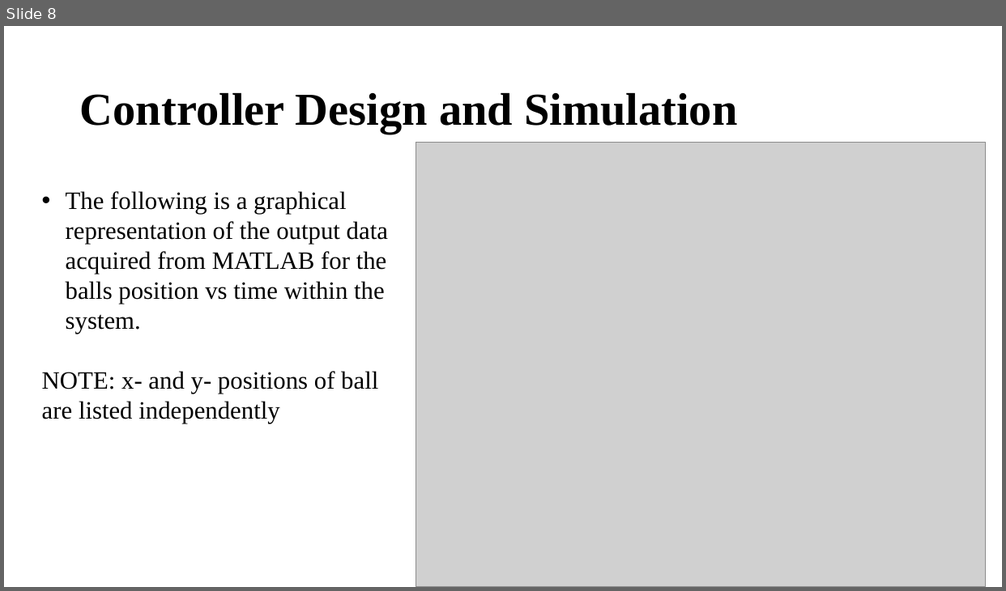
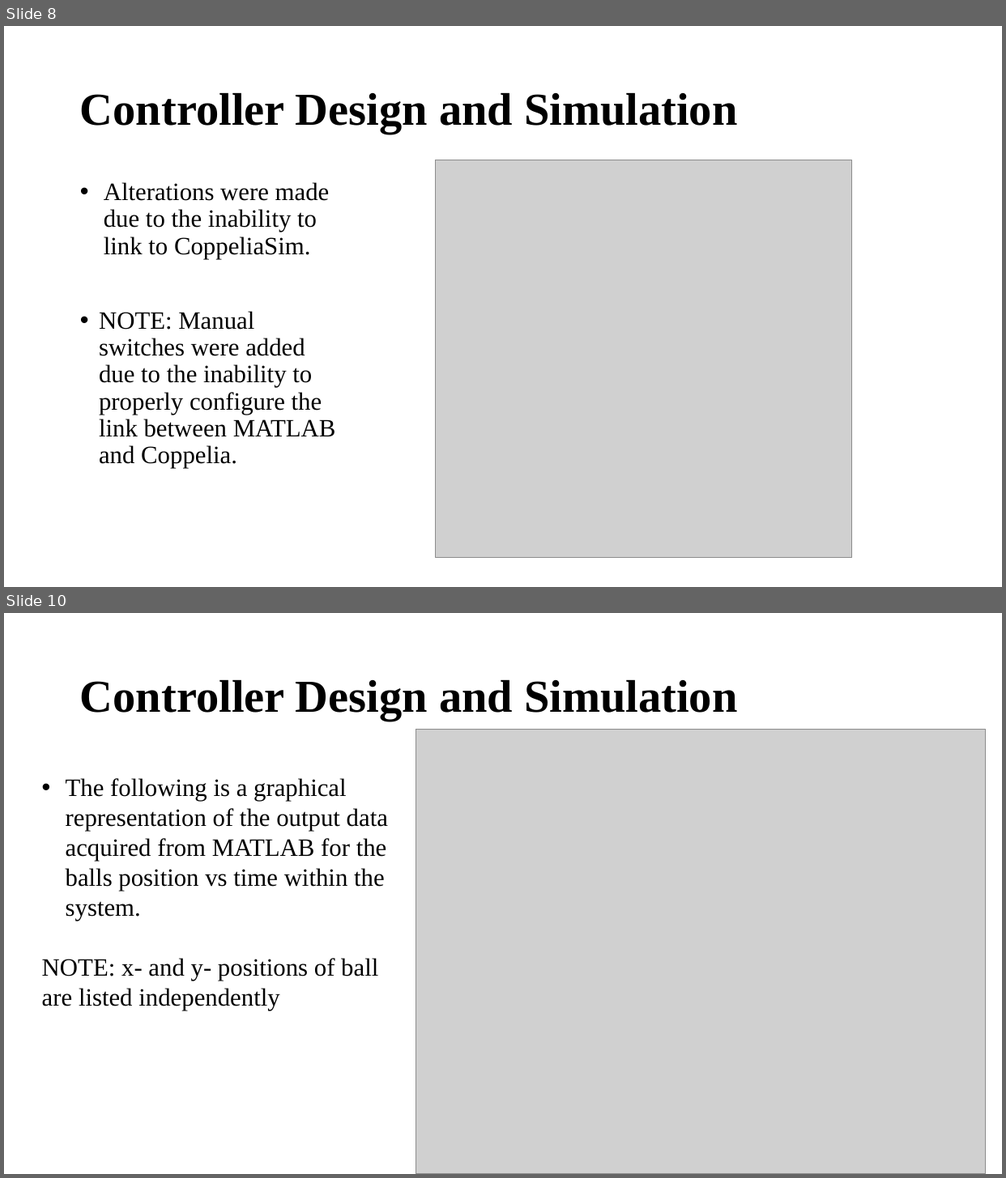
Before and after one commit to RBrewerChico/Ball-On-Plate, a slide deck: Ball On Plate Presentation.pptx. Shown one above the other, each under a label of ours: slide 8 before the commit, slides 8 and 10 after it; the slides between them are not shown. The pictures are 1006x591 and 1006x1178 pixels, drawn with LibreOffice and Linux fonts; fonts in the diff are those of the drawing; grey boxes stand for pictures. Boxes give left, top, right and bottom in pixels: in the first picture for what was removed or moved away, otherwise in the second. Text is boxed around its words. In the diff, an @@ line names an element or a change of style, - is before the commit and + after.

```diff
--- a/Ball On Plate Presentation.pptx
+++ b/Ball On Plate Presentation.pptx
@@ slide 8 added at (x1=4, y1=26, x2=1002, y2=587), background #FFFFFF @@
@@ title added at (x1=80, y1=92, x2=737, y2=134), 44 pt, text #000000, bold @@
+Controller Design and Simulation
@@ picture added at (x1=435, y1=160, x2=851, y2=557) @@
@@ text added at (x1=99, y1=182, x2=336, y2=468), 24 pt, text #000000 @@
+• Alterations were made due to the inability to link to CoppeliaSim.
+• NOTE: Manual switches were added due to the inability to properly configure the link between MATLAB and Coppelia.
@@ what was slide 8 is now slide 10 @@
```
Also in this commit, not shown: 4 slides changed, 1 other slide added.
